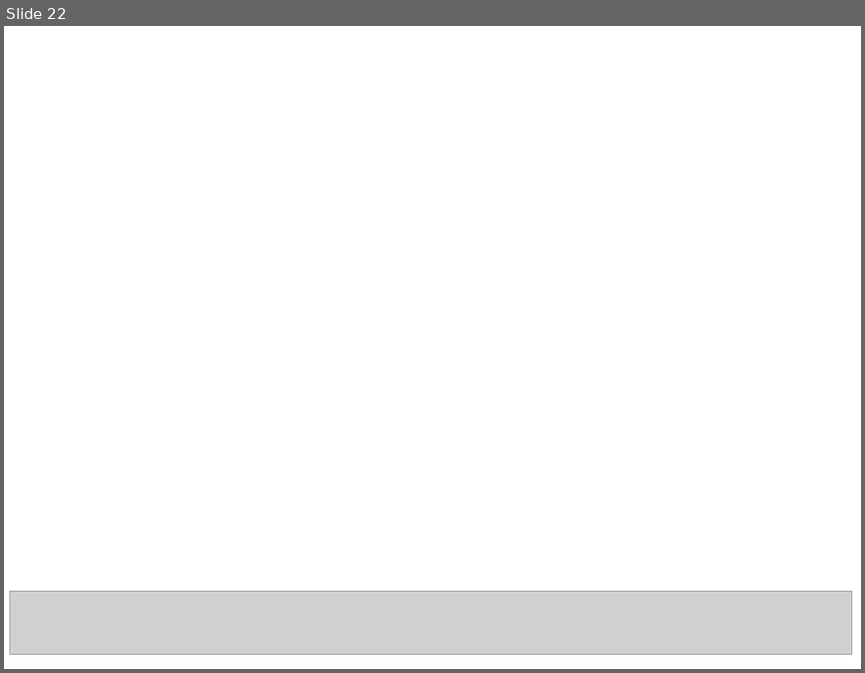
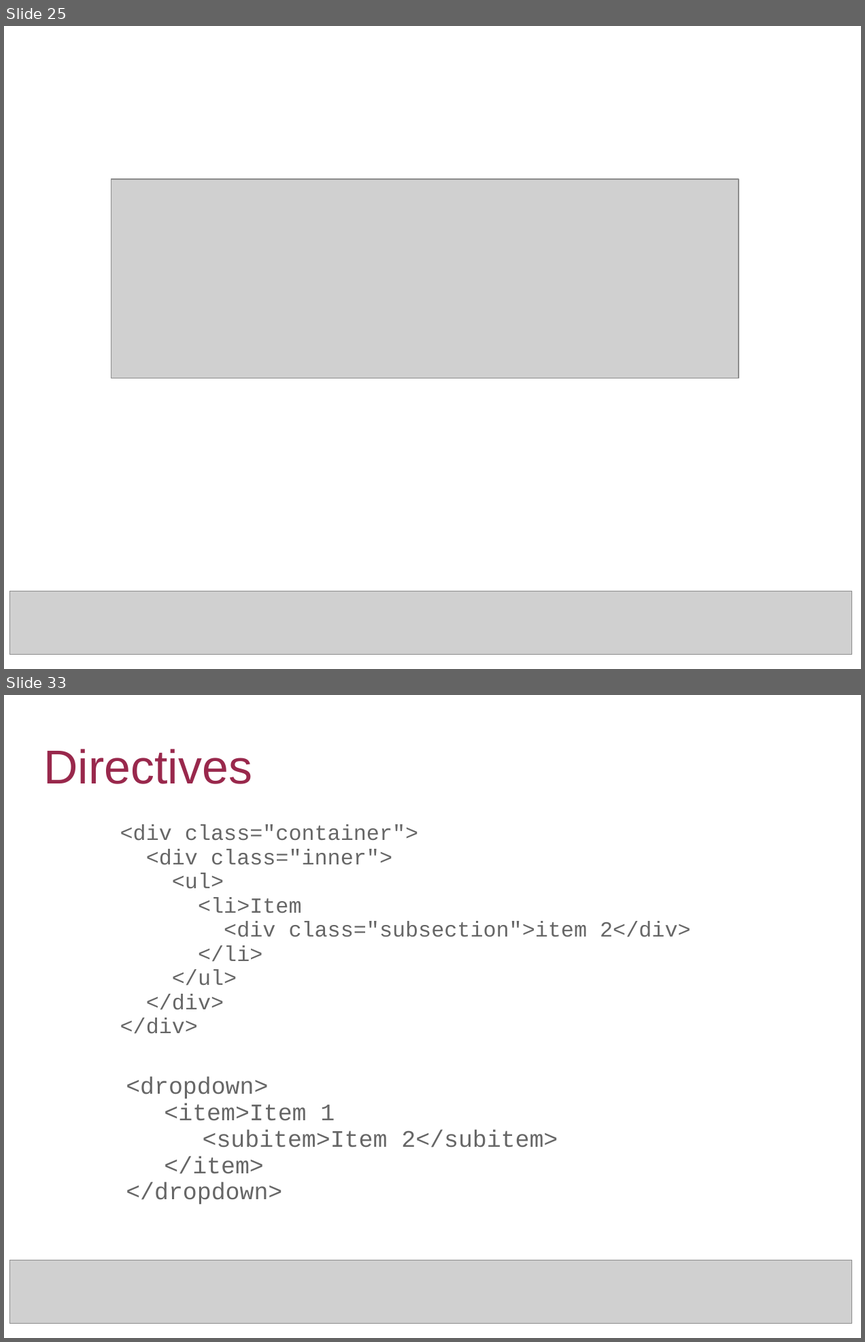
Before and after one commit to becevka/amigo, a slide deck: amigo.ppt. Shown one above the other, each under a label of ours: slide 22 before the commit, slides 25 and 33 after it; the slides between them are not shown. The pictures are 865x673 and 865x1342 pixels, drawn with LibreOffice and Linux fonts; fonts in the diff are those of the drawing; grey boxes stand for pictures. Boxes give left, top, right and bottom in pixels: in the first picture for what was removed or moved away, otherwise in the second. Text is boxed around its words. In the diff, an @@ line names an element or a change of style, - is before the commit and + after.

```diff
--- a/amigo.ppt
+++ b/amigo.ppt
@@ slide 33 added at [4, 695, 861, 1338], background #FFFFFF @@
@@ title added at [43, 749, 252, 784], 44 pt, text #99284C @@
+Directives
@@ text added at [120, 825, 690, 1034], 20 pt, text #666666 @@
+<div class="container">
+<div class="inner">
+<ul>
+<li>Item
+<div class="subsection">item 2</div>
+</li>
+</ul>
+</div>
+</div>
@@ text added at [126, 1076, 558, 1204], 22 pt, text #666666 @@
+<dropdown>
+<item>Item 1
+<subitem>Item 2</subitem>
+</item>
+</dropdown>
@@ picture added at [10, 1259, 852, 1323] @@
@@ what was slide 22 is now slide 25 @@
@@ slide 25 changed as well @@
@@ picture added at [111, 179, 738, 378] @@
```
Also in this commit, not shown: 16 other slides changed, 17 other slides added, 2 other files.
